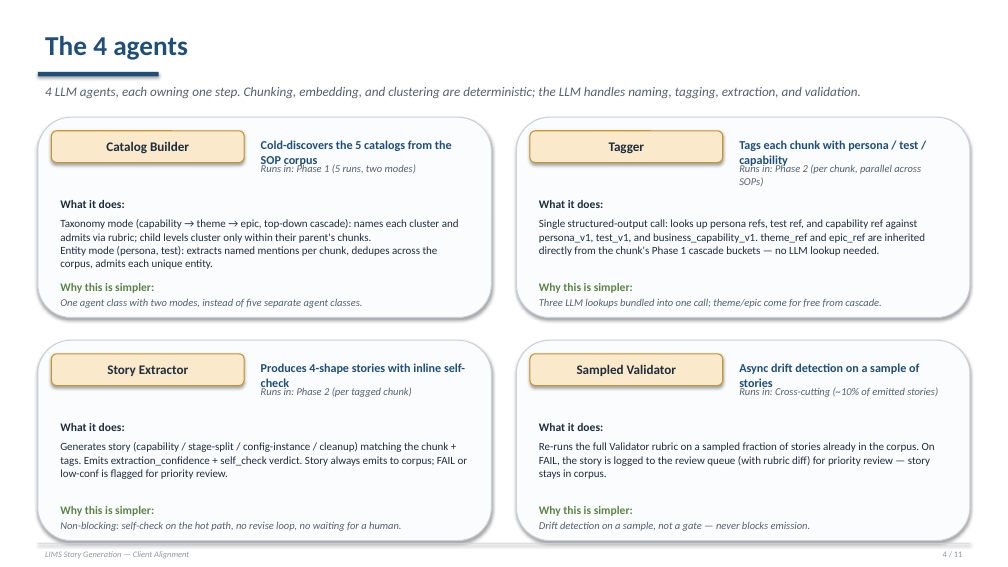
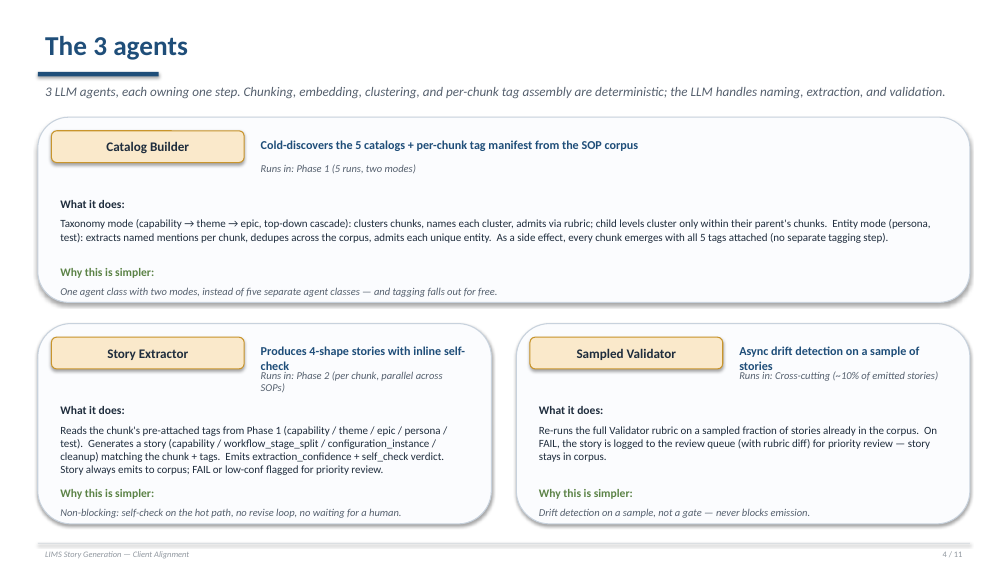
Before and after one commit to Rajneesh-Tiwari/LabReq_agent, a slide deck: slide 4 of client_alignment_deck_v2.pptx. Drawn at 1008x567 pixels with LibreOffice and Linux fonts; fonts in the diff are those of the drawing. Boxes give left, top, right and bottom in pixels: in the first picture for what was removed or moved away, otherwise in the second. Text is boxed around its words. In the diff, an @@ line names an element or a change of style, - is before the commit and + after.

```diff
--- a/client_alignment_deck_v2.pptx
+++ b/client_alignment_deck_v2.pptx
@@ text at (45,36,188,60): text changed @@
-The 4 agents
+The 3 agents
@@ text at (45,87,946,98): text changed @@
-4 LLM agents, each owning one step. Chunking, embedding, and clustering are deterministic; the LLM handles naming, tagging, extraction, and validation.
+3 LLM agents, each owning one step. Chunking, embedding, clustering, and per-chunk tag assembly are deterministic; the LLM handles naming, extraction, and validation.
@@ rounded rectangle: place and size @@
-rounded rectangle at (38,117,492,318)
+rounded rectangle at (38,117,970,302)
@@ rounded rectangle removed at (516,117,970,318) @@
@@ text at (261,140,639,151): text changed @@
-Cold-discovers the 5 catalogs from the SOP corpus
+Cold-discovers the 5 catalogs + per-chunk tag manifest from the SOP corpus
@@ rounded rectangle removed at (530,131,723,163) @@
-Tagger
@@ text removed at (739,140,918,168) @@
-Tags each chunk with persona / test / capability
@@ text removed at (739,164,921,186) @@
-Runs in: Phase 2 (per chunk, parallel across SOPs)
@@ text removed at (539,200,603,208) @@
-What it does:
@@ text at (60,219,931,243): text changed @@
-Taxonomy mode (capability → theme → epic, top-down cascade): names each cluster and admits via rubric; child levels cluster only within their parent's chunks.
-Entity mode (persona, test): extracts named mentions per chunk, dedupes across the corpus, admits each unique entity.
+Taxonomy mode (capability → theme → epic, top-down cascade): clusters chunks, names each cluster, admits via rubric; child levels cluster only within their parent's chunks. Entity mode (persona, test): extracts named mentions per chunk, dedupes across the corpus, admits each unique entity. As a side effect, every chunk emerges with all 5 tags attached (no separate tagging step).
@@ text removed at (539,219,926,256) @@
-Single structured-output call: looks up persona refs, test ref, and capability ref against persona_v1, test_v1, and business_capability_v1. theme_ref and epic_ref are inherited directly from the chunk's Phase 1 cascade buckets — no LLM lookup needed.
@@ text "Why this is simpler:": place and size @@
-text "Why this is simpler:" at (60,283,154,293)
+text "Why this is simpler:" at (60,268,154,278)
@@ text at (60,287,497,297): text changed @@
-One agent class with two modes, instead of five separate agent classes.
+One agent class with two modes, instead of five separate agent classes — and tagging falls out for free.
@@ text removed at (539,283,633,293) @@
-Why this is simpler:
@@ text removed at (539,298,881,308) @@
-Three LLM lookups bundled into one call; theme/epic come for free from cascade.
@@ 9 texts, 4 rounded rectangles: place and size @@
-9 texts, 4 rounded rectangles at (38,340,970,541)
+9 texts, 4 rounded rectangles at (38,324,970,524)
@@ text at (261,371,443,392): text changed @@
-Runs in: Phase 2 (per tagged chunk)
+Runs in: Phase 2 (per chunk, parallel across SOPs)
@@ text at (60,426,444,475): text changed @@
-Generates story (capability / stage-split / config-instance / cleanup) matching the chunk + tags. Emits extraction_confidence + self_check verdict. Story always emits to corpus; FAIL or low-conf is flagged for priority review.
+Reads the chunk's pre-attached tags from Phase 1 (capability / theme / epic / persona / test). Generates a story (capability / workflow_stage_split / configuration_instance / cleanup) matching the chunk + tags. Emits extraction_confidence + self_check verdict. Story always emits to corpus; FAIL or low-conf flagged for priority review.
@@ text "Re-runs the full Validator rubric ...": place and size @@
-text "Re-runs the full Validator rubric ..." at (539,442,935,479)
+text "Re-runs the full Validator rubric ..." at (539,426,937,462)
```
Also in this commit, not shown: 5 other slides changed, 1 other file.
